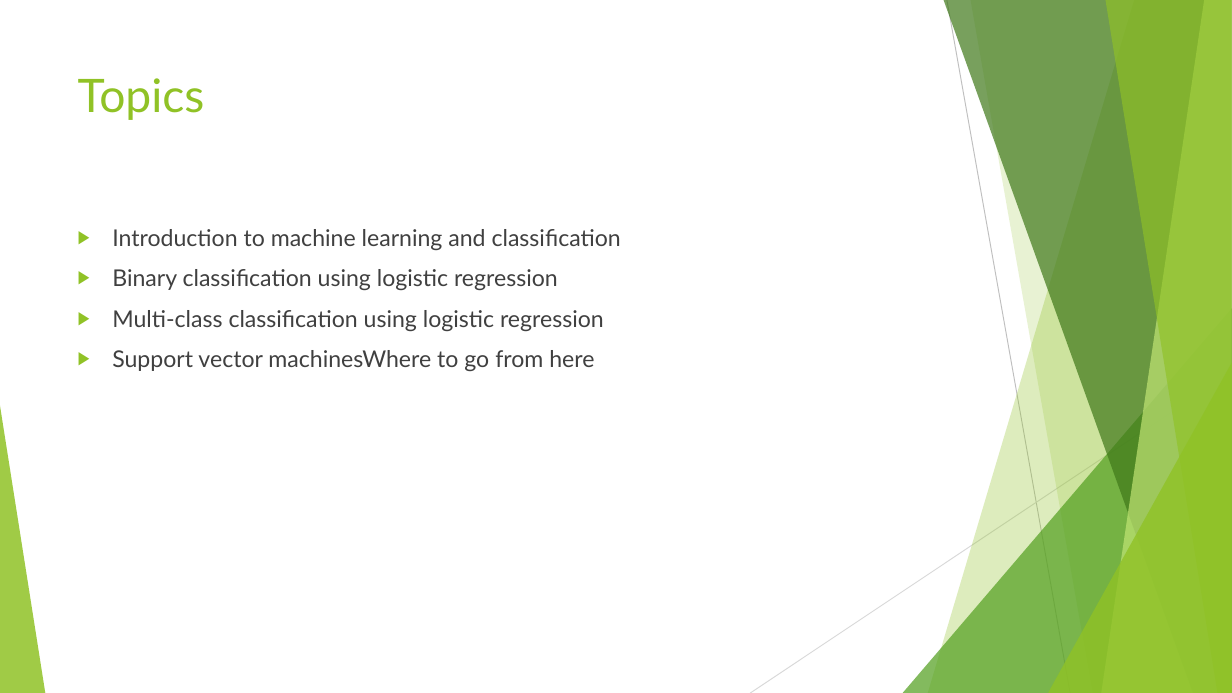
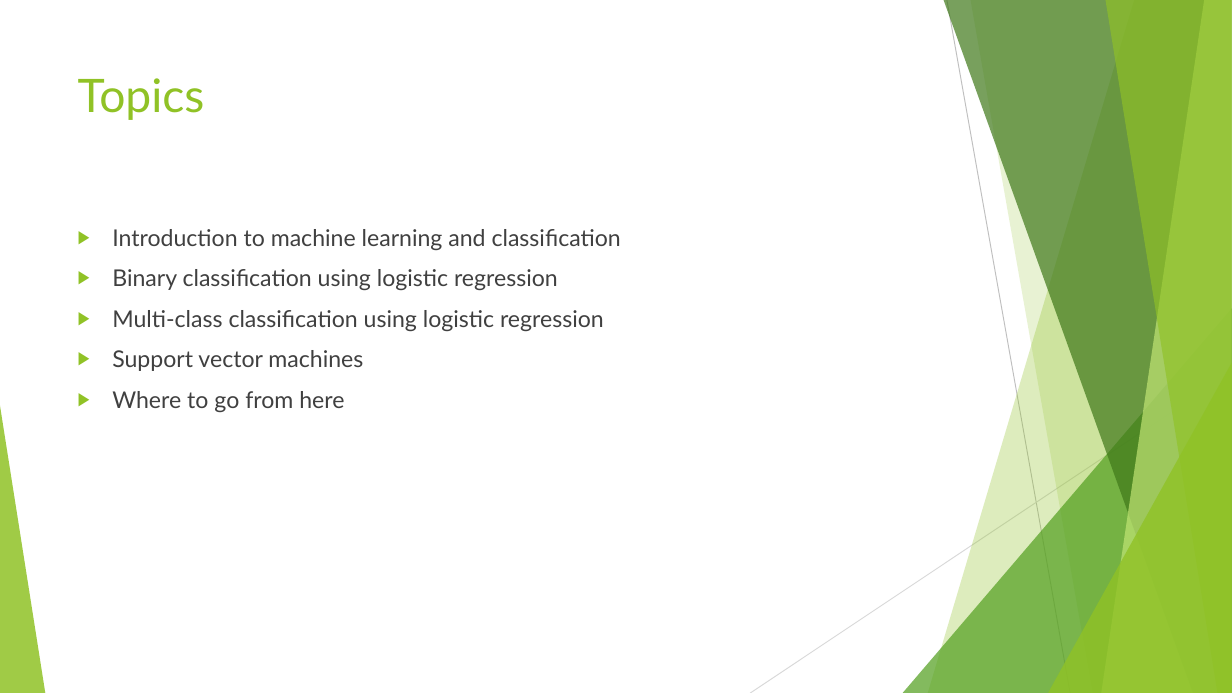
Before and after one commit to Lee-Sutton/sklearn, a slide deck: slide 2 of Classification/classification.pptx. Drawn at 1232x693 pixels with LibreOffice and Linux fonts; fonts in the diff are those of the drawing. Boxes give left, top, right and bottom in pixels: in the first picture for what was removed or moved away, otherwise in the second. Text is boxed around its words. In the diff, an @@ line names an element or a change of style, - is before the commit and + after.

```diff
--- a/Classification/classification.pptx
+++ b/Classification/classification.pptx
@@ text at bbox=[112, 350, 363, 412]: text changed @@
-▶ Support vector machinesWhere to go from here
+▶ Support vector machines
+▶ Where to go from here
```
Also in this commit, not shown: 1 other slide changed, 2 other files.
